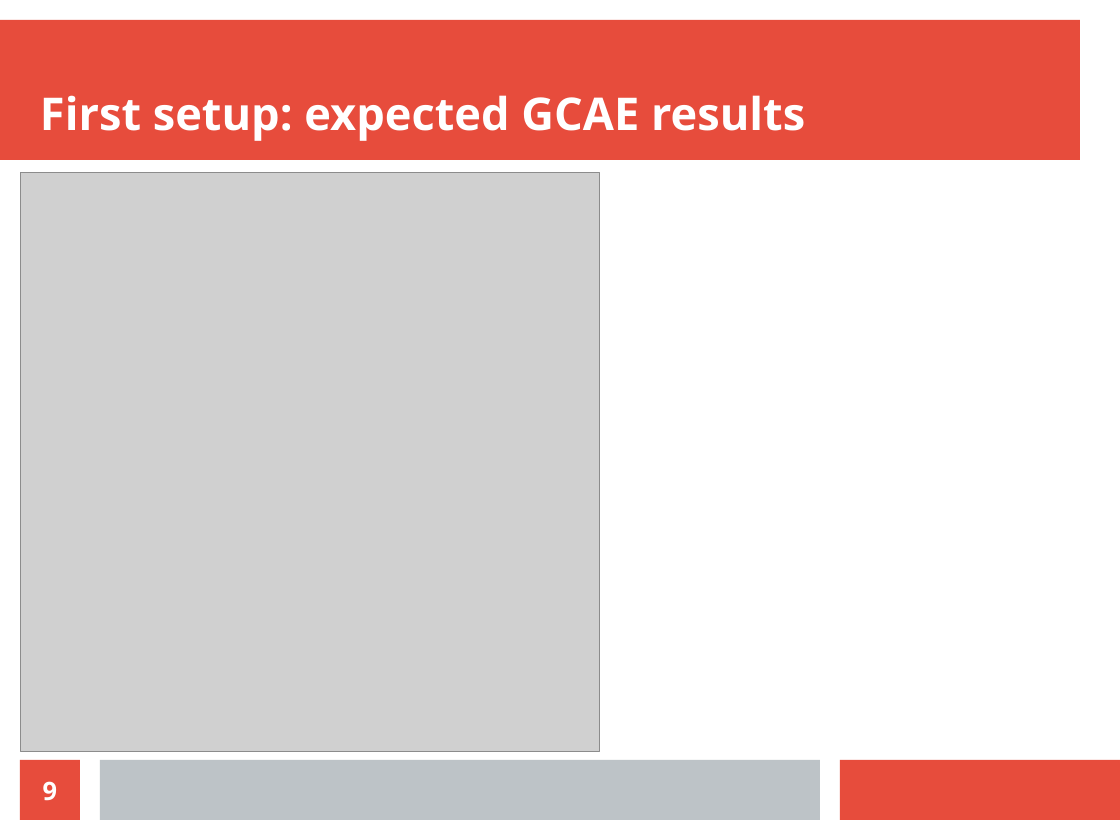
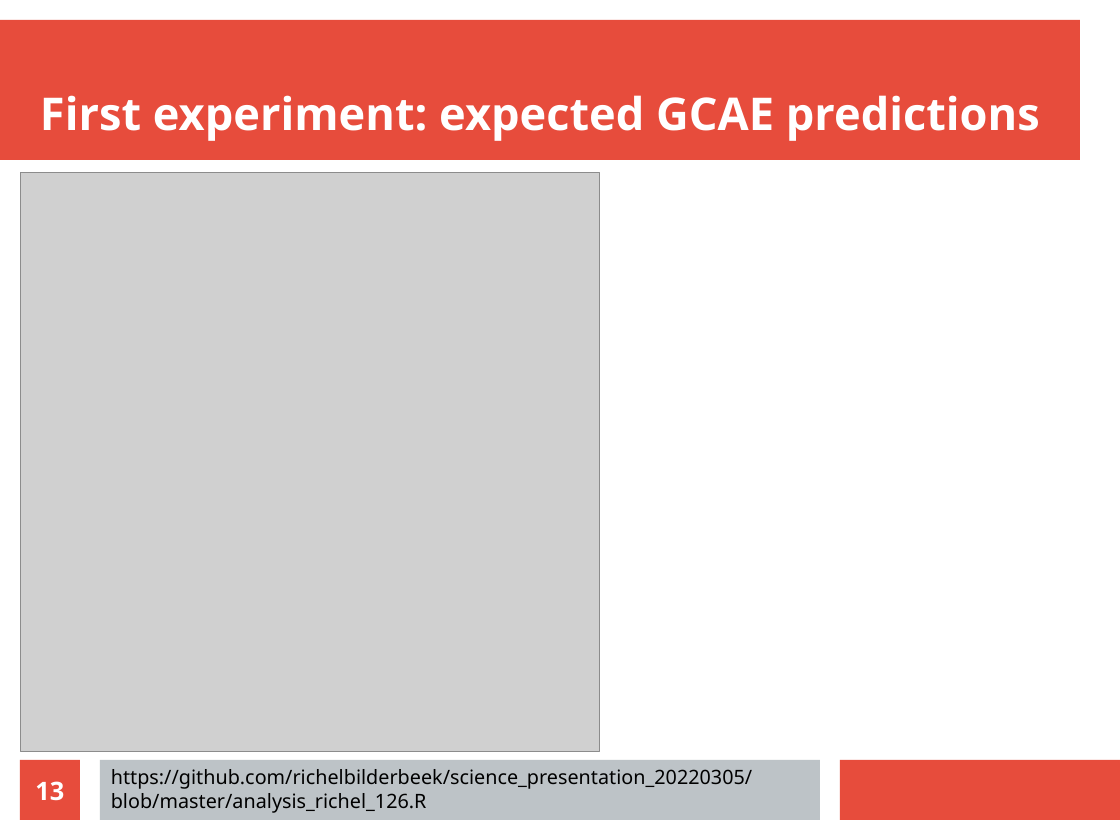
Before and after one commit to richelbilderbeek/science_presentation_20220305, a slide deck: slide 13 of science_presentation_20220305.odp (slide 9 before the commit). Drawn at 1120x840 pixels with LibreOffice and Linux fonts; fonts in the diff are those of the drawing; grey boxes stand for pictures. Boxes give left, top, right and bottom in pixels: in the first picture for what was removed or moved away, otherwise in the second. Text is boxed around its words. In the diff, an @@ line names an element or a change of style, - is before the commit and + after.

```diff
--- a/science_presentation_20220305.odp
+++ b/science_presentation_20220305.odp
@@ title at (40,95,1040,141): text changed @@
-First setup: expected GCAE results
+First experiment: expected GCAE predictions
@@ text added at (111,769,752,813), 14 pt, text #000000 @@
+https://github.com/richelbilderbeek/science_presentation_20220305/blob/master/analysis_richel_126.R
@@ page number at (35,781,64,801): text changed @@
-9
+13
```
Also in this commit, not shown: 5 other slides changed, 8 slides added, 2 slides removed, 4 other files.
